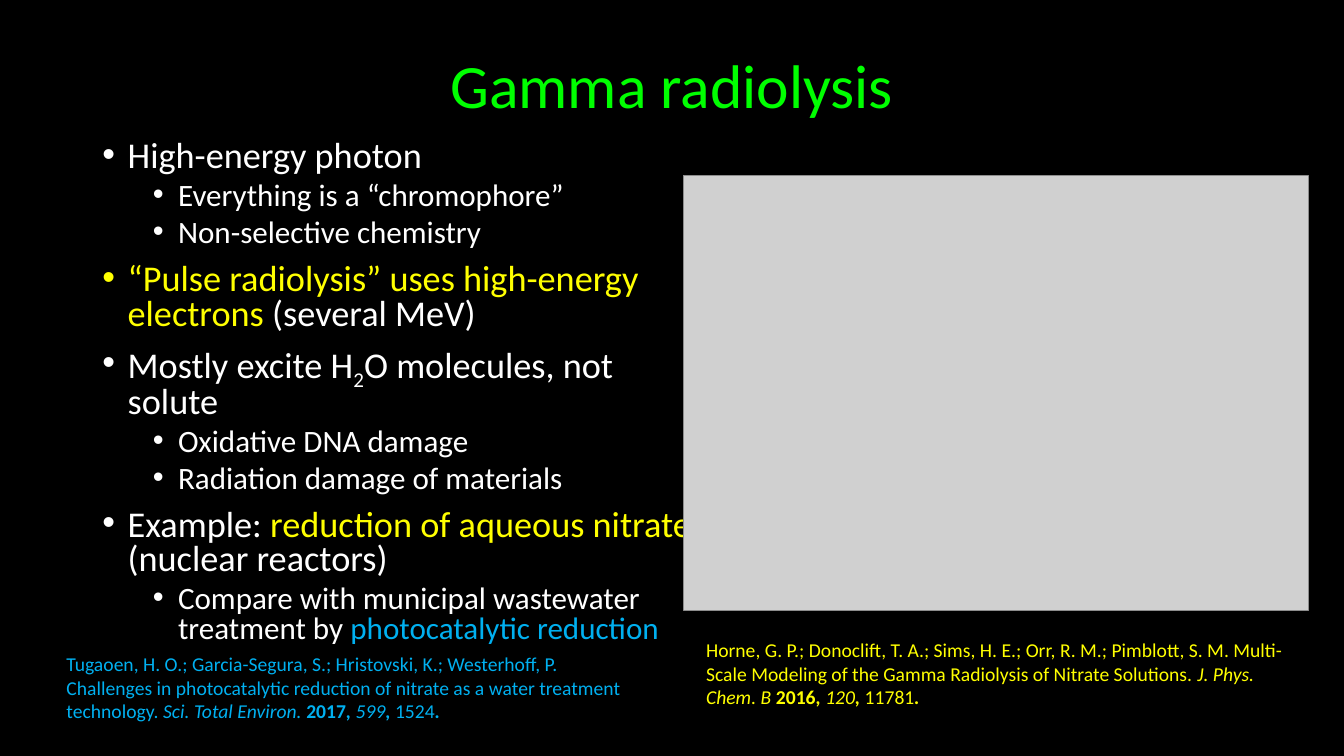
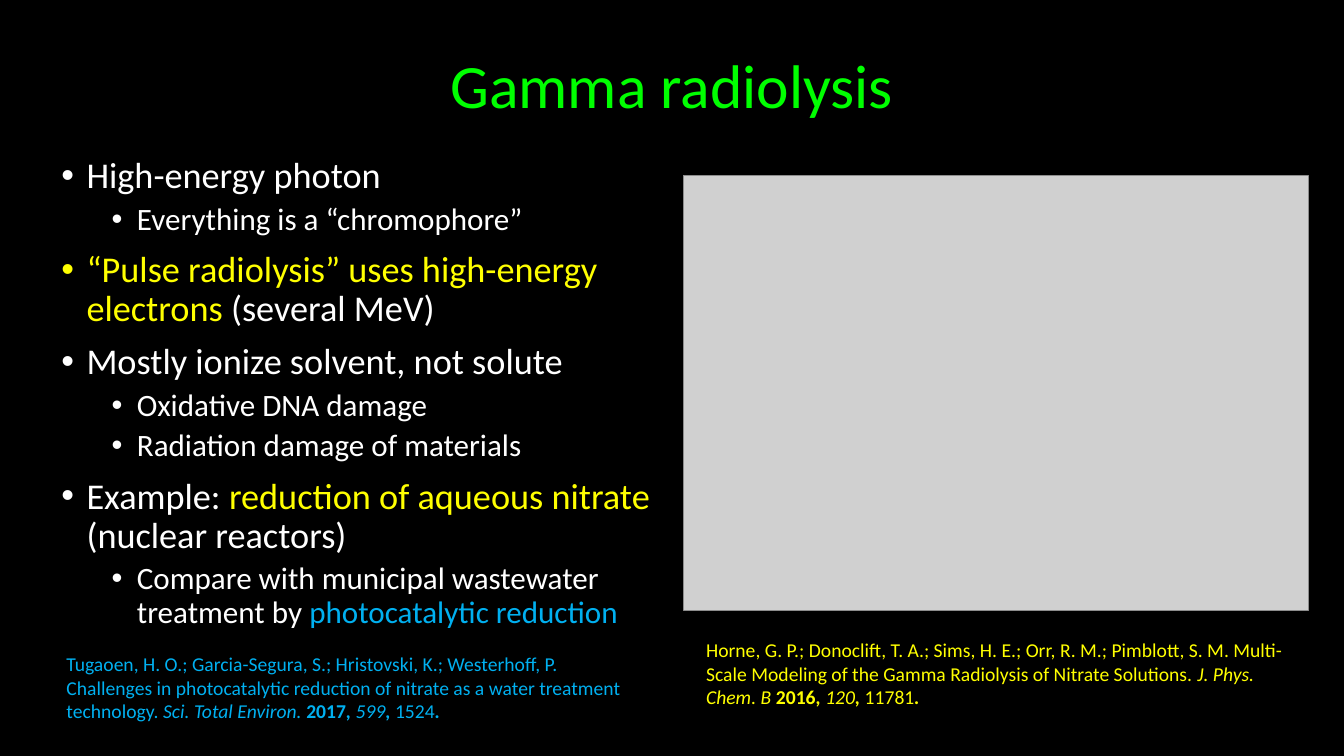
Before and after one commit to kkinist/ACS_Boston_2018, a slide deck: slide 5 of ACS_Boston_2018_Irikura.pptx. Drawn at 1344x756 pixels with LibreOffice and Linux fonts; fonts in the diff are those of the drawing; grey boxes stand for pictures. Boxes give left, top, right and bottom in pixels: in the first picture for what was removed or moved away, otherwise in the second. Text is boxed around its words. In the diff, an @@ line names an element or a change of style, - is before the commit and + after.

```diff
--- a/ACS_Boston_2018_Irikura.pptx
+++ b/ACS_Boston_2018_Irikura.pptx
@@ text "High-energy photon": place and size @@
-text "High-energy photon" at box(128, 142, 691, 644)
+text "High-energy photon" at box(87, 162, 650, 628)
@@ text at box(87, 162, 650, 628): line spacing 0.8 to 0.9 @@
@@ text at box(178, 221, 481, 248): paragraph removed @@
-  • Non-selective chemistry
@@ text at box(87, 348, 562, 380): text changed @@
-• Mostly excite H2O molecules, not solute
+• Mostly ionize solvent, not solute
```
Also in this commit, not shown: 11 other slides changed, 1 other file.
